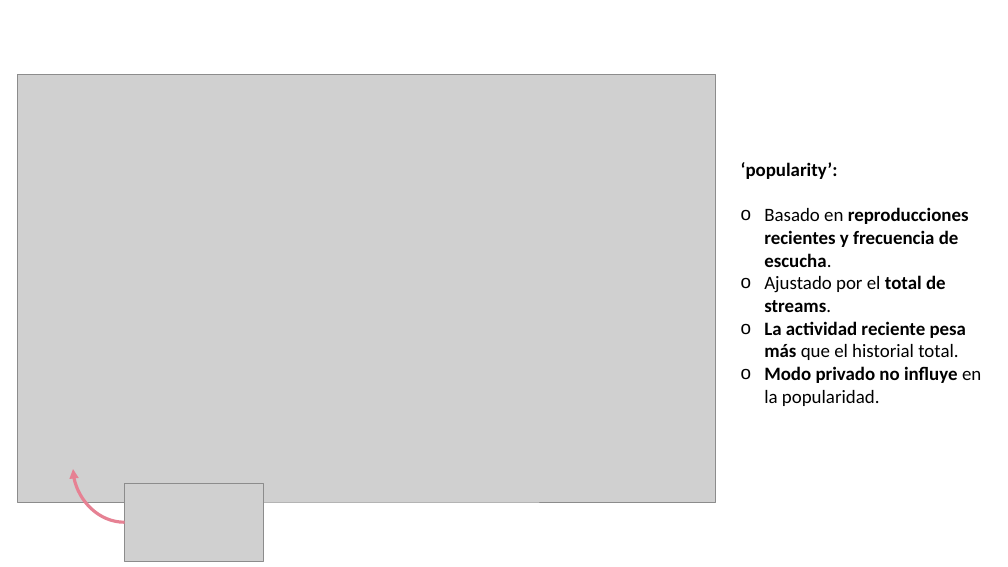
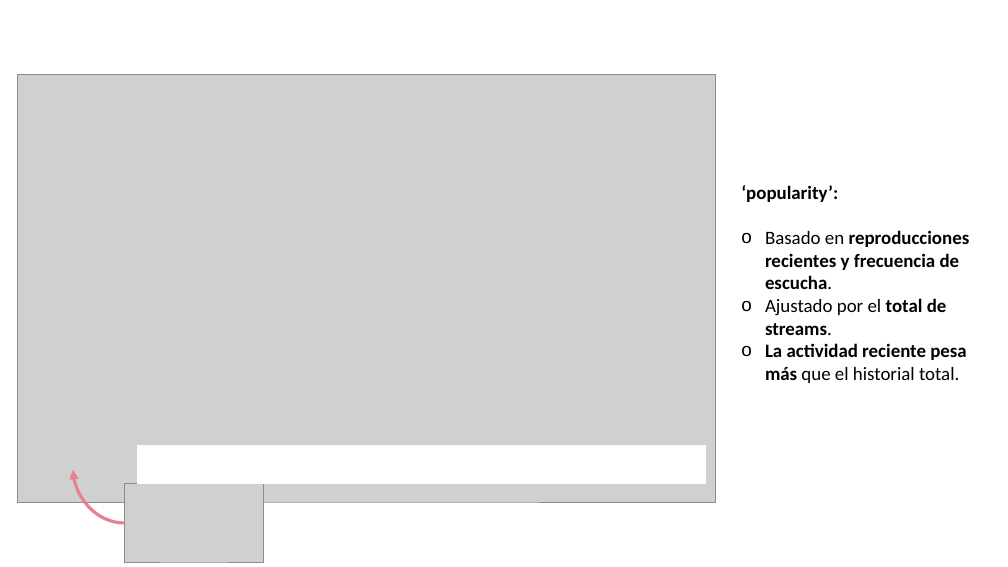
Before and after one commit to anderping/Spotify-EDA, a slide deck: slide 6 of presentacion/Cómo triunfar en Spotify_ANDERPENAVILLALOBOS.pptx. Drawn at 1008x567 pixels with LibreOffice and Linux fonts; fonts in the diff are those of the drawing; grey boxes stand for pictures. Boxes give left, top, right and bottom in pixels: in the first picture for what was removed or moved away, otherwise in the second. Text is boxed around its words. In the diff, an @@ line names an element or a change of style, - is before the commit and + after.

```diff
--- a/presentacion/Cómo triunfar en Spotify_ANDERPENAVILLALOBOS.pptx
+++ b/presentacion/Cómo triunfar en Spotify_ANDERPENAVILLALOBOS.pptx
@@ text "‘popularity’:": place and size @@
-text "‘popularity’:" at (741, 162, 981, 406)
+text "‘popularity’:" at (741, 185, 970, 383)
@@ text at (764, 366, 981, 406): paragraph removed @@
-o Modo privado no influye en la popularidad.
@@ rectangle added at (137, 446, 706, 484), fill #FFFFFF, outline #FFFFFF 1 pt @@
```
Also in this commit, not shown: 1 other slide changed.
